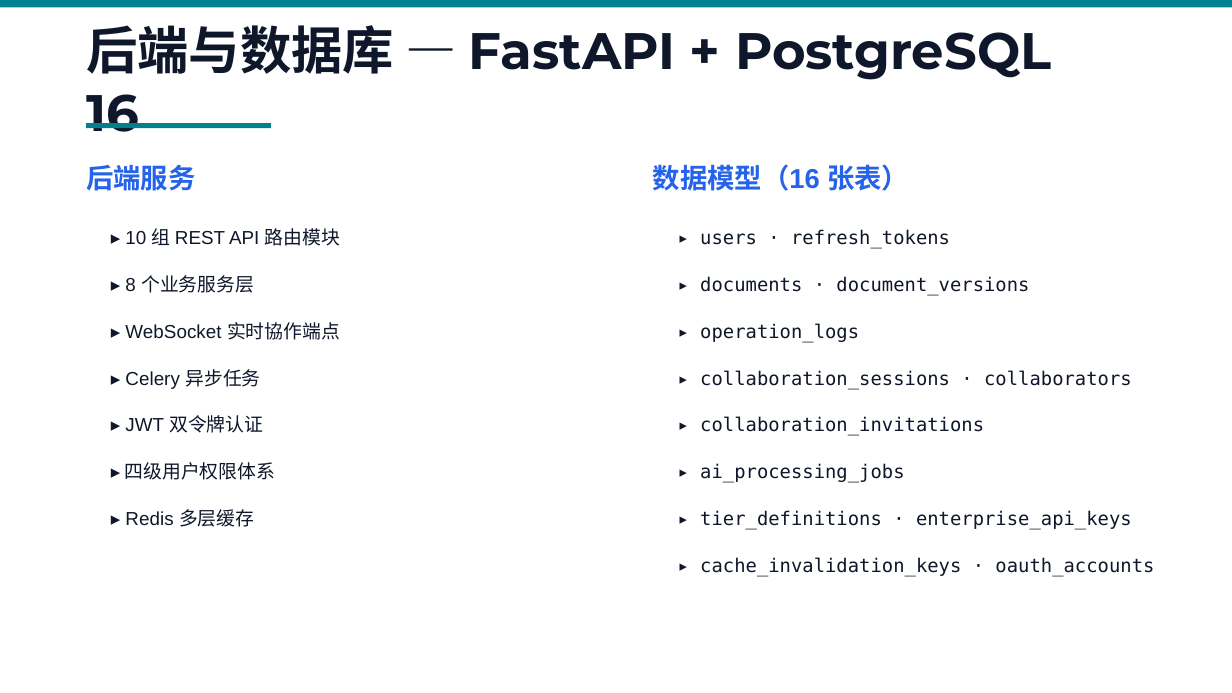
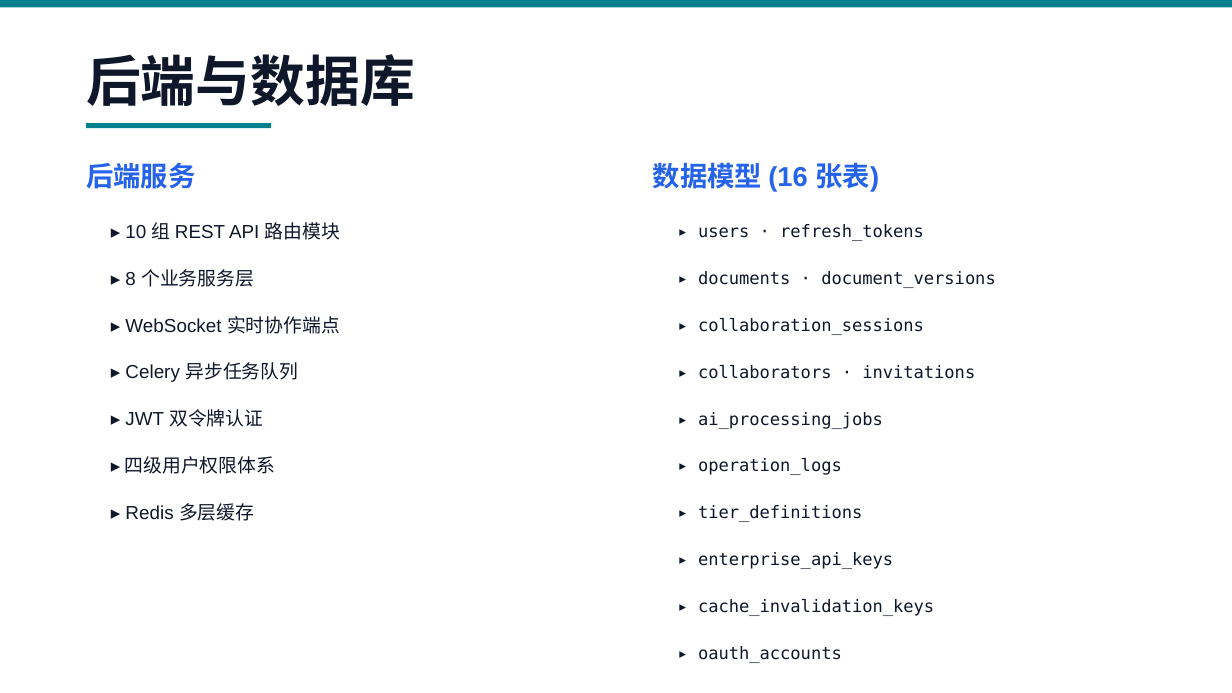
Before and after one commit to xxbl5612-eng/docmind, a slide deck: slide 7 of DocMind_项目汇报.pptx (slide 6 before the commit). Drawn at 1232x693 pixels with LibreOffice and Linux fonts; fonts in the diff are those of the drawing. Boxes give left, top, right and bottom in pixels: in the first picture for what was removed or moved away, otherwise in the second. Text is boxed around its words. In the diff, an @@ line names an element or a change of style, - is before the commit and + after.

```diff
--- a/DocMind_项目汇报.pptx
+++ b/DocMind_项目汇报.pptx
@@ text at (86,54,415,106): text changed; size 30 to 32 pt @@
-后端与数据库 — FastAPI + PostgreSQL 16
+后端与数据库
@@ text at (653,162,879,192): text changed @@
-数据模型（16 张表）
+数据模型 (16 张表)
@@ text at (125,316,340,334): text changed @@
-▸ WebSocket 实时協作端点
+▸ WebSocket 实时协作端点
@@ text at (698,318,924,335): text changed; size 11 to 10 pt @@
-▸ collaboration_invitations
+▸ collaboration_sessions
@@ text at (125,362,298,382): text changed @@
-▸ Celery 异步任务
+▸ Celery 异步任务队列
@@ text at (698,365,975,379): text changed; size 11 to 10 pt @@
-▸ collaboration_sessions · collaborators
+▸ collaborators · invitations
@@ text "▸ ai_processing_jobs": place and size @@
-text "▸ ai_processing_jobs" at (700,463,904,483)
+text "▸ ai_processing_jobs" at (698,412,883,429)
@@ 5 texts: place and size @@
-5 texts at (124,228,340,527)
+5 texts at (124,222,340,521)
@@ size 11 to 10 pt in 4 elements at (698,224,924,241), (698,271,996,288), (698,412,883,429), (698,458,842,475) @@
@@ text "▸ operation_logs": place and size @@
-text "▸ operation_logs" at (700,323,859,343)
+text "▸ operation_logs" at (698,458,842,475)
@@ text at (698,505,862,522): text changed; size 11 to 10 pt @@
-▸ tier_definitions · enterprise_api_keys
+▸ tier_definitions
@@ text at (698,552,893,569): text changed; size 11 to 10 pt @@
-▸ cache_invalidation_keys · oauth_accounts
+▸ enterprise_api_keys
@@ text added at (698,599,934,616), 10 pt, text #0F172A @@
+▸ cache_invalidation_keys
@@ text added at (698,646,842,663), 10 pt, text #0F172A @@
+▸ oauth_accounts
```
Also in this commit, not shown: 5 other slides changed, 2 slides added, 2 slides removed.
